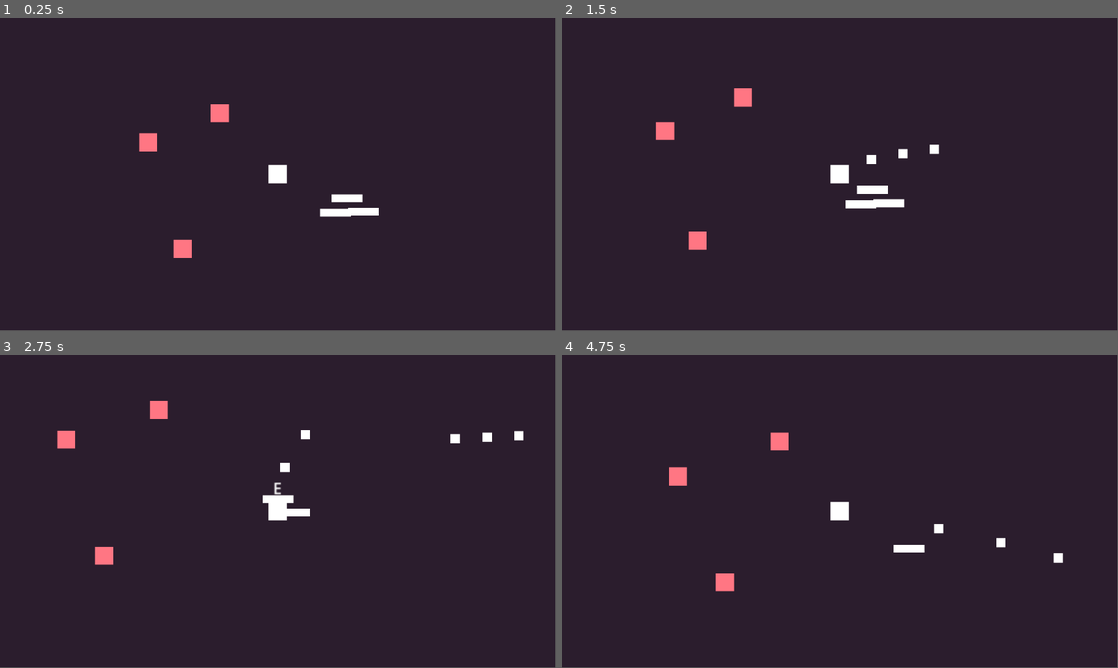
Above: before the commit, frames 1-4 (two rows, left to right).
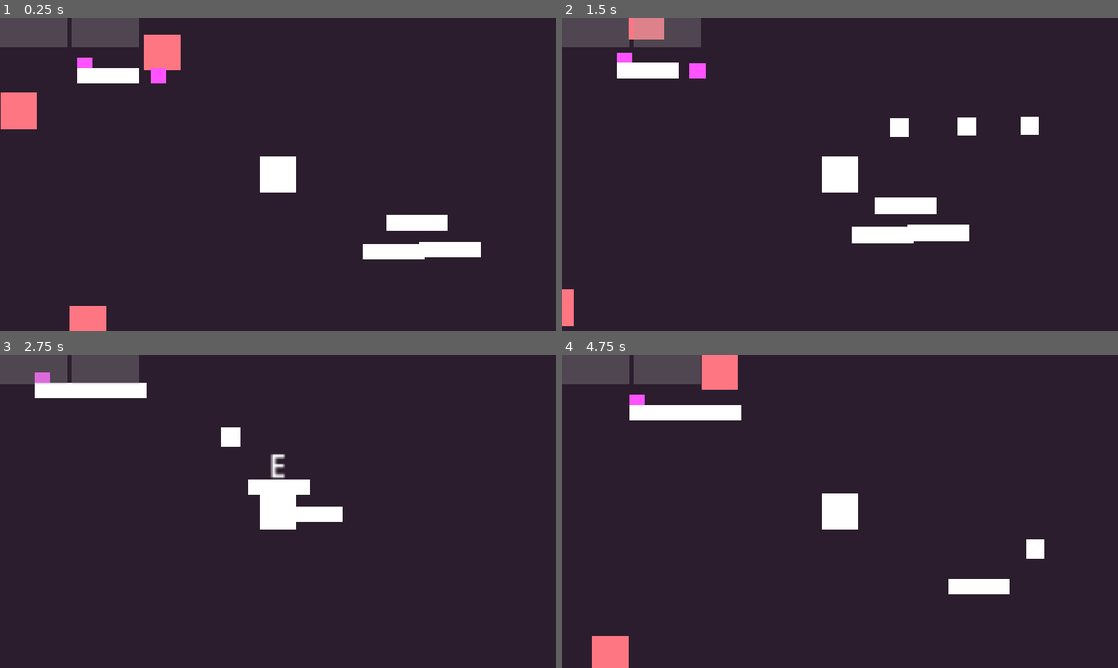
Above: after the commit, the same moments.

Repository: JeppeLindberg/thronelike
Game: Godot game, scene res://scenes/main.tscn
Two runs of this game, one before a commit and one after it. Both use one fixed random seed, a clock stepped at 60 frames per second and the inputs below.
Inputs (mouse positions are in pixels of both pictures, inside the frame that each line leads up to):
- Up to frame 1 (0.25 s): no input
- Up to frame 2 (1.5 s): move the mouse to (962, 158) at 0.52 s; press the mouse at (962, 158) at 0.53 s; hold D (right) 0.53-1.28 s; tap E (pick_up) at 0.6 s; move the mouse to (728, 190) at 1.27 s; release the mouse at (728, 190) at 1.28 s; hold S (down) from 1.28 s (still down); click (728, 190) at 1.35 s
- Up to frame 3 (2.75 s): tap E (pick_up) at 1.55, 2.1 s; move the mouse to (333, 442) at 2.02 s; release S (down) at 2.03 s; press the mouse at (333, 442) at 2.03 s; hold D (right) from 2.03 s (still down)
- Up to frame 4 (4.75 s): move the mouse to (812, 574) at 2.77 s; release D (right) at 2.78 s; release the mouse at (812, 574) at 2.78 s; hold W (up) 2.78-3.53 s; click (812, 574) at 2.85 s; tap E (pick_up) at 3.05, 3.6, 4.55 s; move the mouse to (1006, 558) at 3.52 s; press the mouse at (1006, 558) at 3.53 s; hold A (left) from 3.53 s (still down); move the mouse to (673, 464) at 4.27 s; release the mouse at (673, 464) at 4.28 s; click (673, 464) at 4.35 s
In our replay, the window is 799x449 before the commit and 800x450 after it. These sizes can differ from the game's own. Grey fills any space a smaller window leaves; there, only what the larger window draws over its background counts as a difference.

The runs differ from the first frame. In frame 1, 8.3% of the frame differs, in the area x 0-87%, y 0-100%; in frame 2, 7.2%; in frame 3, 5.7%; in frame 4, 6.9%.

Commit message:
progress

Diff:
--- a/prefabs/pistol.tscn
+++ b/prefabs/pistol.tscn
@@ -1,12 +1,18 @@
-[gd_scene load_steps=3 format=3 uid="uid://c4lav48ipis5a"]
+[gd_scene load_steps=5 format=3 uid="uid://c4lav48ipis5a"]
 
 [ext_resource type="Script" uid="uid://ci6e52uuv32a8" path="res://scripts/weapon.gd" id="1_r1d3o"]
 [ext_resource type="Texture2D" uid="uid://c57etjq8lbbgd" path="res://sprites/white.png" id="2_d8io5"]
+[ext_resource type="PackedScene" uid="uid://rrcauilets6d" path="res://prefabs/bullet.tscn" id="2_k7dr5"]
+[ext_resource type="Script" uid="uid://7vak74prbyar" path="res://scripts/weapon_pistol.gd" id="3_sa45d"]
 
 [node name="pistol" type="Node2D"]
 scale = Vector2(0.41408342, 0.41408342)
 script = ExtResource("1_r1d3o")
+bullet_prefab = ExtResource("2_k7dr5")
 
 [node name="sprite" type="Sprite2D" parent="."]
 scale = Vector2(0.77619123, 0.20048957)
 texture = ExtResource("2_d8io5")
+
+[node name="weapon_pistol" type="Node2D" parent="."]
+script = ExtResource("3_sa45d")
--- a/prefabs/player.tscn
+++ b/prefabs/player.tscn
@@ -2,7 +2,7 @@
 
 [ext_resource type="Script" uid="uid://bdpodbx5yt0nt" path="res://scripts/player.gd" id="1_72ieh"]
 [ext_resource type="Texture2D" uid="uid://c57etjq8lbbgd" path="res://sprites/white.png" id="2_4dohe"]
-[ext_resource type="PackedScene" uid="uid://rrcauilets6d" path="res://prefabs/bullet.tscn" id="2_r66lb"]
+[ext_resource type="PackedScene" uid="uid://c4lav48ipis5a" path="res://prefabs/pistol.tscn" id="3_1txc5"]
 
 [sub_resource type="CircleShape2D" id="CircleShape2D_sgp6g"]
 
@@ -12,7 +12,7 @@
 [node name="player" type="CharacterBody2D" node_paths=PackedStringArray("ground_item_scanner")]
 script = ExtResource("1_72ieh")
 ground_item_layer = 4
-bullet_prefab = ExtResource("2_r66lb")
+starting_weapon = ExtResource("3_1txc5")
 ground_item_scanner = NodePath("ground_item_scanner")
 
 [node name="shape" type="CollisionShape2D" parent="."]
--- a/project.godot
+++ b/project.godot
@@ -14,6 +14,12 @@
 run/main_scene="uid://d0a5kdluttkfm"
 config/features=PackedStringArray("4.5", "GL Compatibility")
 config/icon="res://icon.svg"
+
+[display]
+
+window/stretch/mode="viewport"
+window/stretch/aspect="keep_width"
+window/stretch/scale=2.0
 
 [input]
 
--- a/scenes/main.tscn
+++ b/scenes/main.tscn
@@ -6,8 +6,13 @@
 [ext_resource type="PackedScene" uid="uid://qkbkvlh1xerr" path="res://prefabs/enemy.tscn" id="4_jyhfs"]
 [ext_resource type="PackedScene" uid="uid://bbl44rkp8in1r" path="res://prefabs/ground_item.tscn" id="4_tbgi4"]
 [ext_resource type="PackedScene" uid="uid://c4lav48ipis5a" path="res://prefabs/pistol.tscn" id="6_tefeu"]
+[ext_resource type="Script" uid="uid://c5h4tkssfqmik" path="res://scripts/follow_canvas_control.gd" id="7_o6xl0"]
+[ext_resource type="Texture2D" uid="uid://c57etjq8lbbgd" path="res://sprites/white.png" id="8_tipki"]
 
-[node name="main" type="Node2D"]
+[sub_resource type="StyleBoxFlat" id="StyleBoxFlat_tefeu"]
+bg_color = Color(0.6, 0.6, 0.6, 0.33333334)
+
+[node name="main" type="Node"]
 script = ExtResource("1_tbgi4")
 ground_item_prefab = ExtResource("4_tbgi4")
 
@@ -16,9 +21,11 @@
 
 [node name="world" type="Node2D" parent="."]
 
-[node name="player" parent="world" node_paths=PackedStringArray("mouse_follower") instance=ExtResource("1_o5qli")]
+[node name="player" parent="world" node_paths=PackedStringArray("mouse_follower", "ui_weapon_1", "ui_weapon_2") instance=ExtResource("1_o5qli")]
 motion_mode = 1
 mouse_follower = NodePath("../../mouse_follower")
+ui_weapon_1 = NodePath("../../ui/player/weapon_1")
+ui_weapon_2 = NodePath("../../ui/player/weapon_2")
 
 [node name="enemy" parent="world" instance=ExtResource("4_jyhfs")]
 position = Vector2(-133, -32)
@@ -37,3 +44,80 @@
 
 [node name="pistol3" parent="world" instance=ExtResource("6_tefeu")]
 position = Vector2(89, 39)
+
+[node name="ui" type="Node2D" parent="."]
+
+[node name="player" type="Node2D" parent="ui" node_paths=PackedStringArray("target_control")]
+script = ExtResource("7_o6xl0")
+target_control = NodePath("../../ui_canvas/ui_control/player")
+
+[node name="test" type="Sprite2D" parent="ui/player"]
+self_modulate = Color(1, 0.3254902, 1, 1)
+scale = Vector2(0.08106251, 0.08106251)
+texture = ExtResource("8_tipki")
+
+[node name="weapon_1" type="Node2D" parent="ui/player" node_paths=PackedStringArray("target_control")]
+script = ExtResource("7_o6xl0")
+target_control = NodePath("../../../ui_canvas/ui_control/player/weapons/weapon_1/pivot")
+
+[node name="test" type="Sprite2D" parent="ui/player/weapon_1"]
+self_modulate = Color(1, 0.3254902, 1, 1)
+scale = Vector2(0.08106251, 0.08106251)
+texture = ExtResource("8_tipki")
+
+[node name="weapon_2" type="Node2D" parent="ui/player" node_paths=PackedStringArray("target_control")]
+script = ExtResource("7_o6xl0")
+target_control = NodePath("../../../ui_canvas/ui_control/player/weapons/weapon_2/pivot")
+
+[node name="test" type="Sprite2D" parent="ui/player/weapon_2"]
+self_modulate = Color(1, 0.3254902, 1, 1)
+scale = Vector2(0.08106251, 0.08106251)
+texture = ExtResource("8_tipki")
+
+[node name="ui_canvas" type="CanvasLayer" parent="."]
+
+[node name="ui_control" type="Control" parent="ui_canvas"]
+layout_mode = 3
+anchors_preset = 15
+anchor_right = 1.0
+anchor_bottom = 1.0
+grow_horizontal = 2
+grow_vertical = 2
+
+[node name="player" type="VBoxContainer" parent="ui_canvas/ui_control"]
+layout_mode = 1
+offset_right = 144.0
+offset_bottom = 30.0
+
+[node name="weapons" type="HBoxContainer" parent="ui_canvas/ui_control/player"]
+layout_mode = 2
+
+[node name="weapon_1" type="Panel" parent="ui_canvas/ui_control/player/weapons"]
+custom_minimum_size = Vector2(70, 30)
+layout_mode = 2
+theme_override_styles/panel = SubResource("StyleBoxFlat_tefeu")
+
+[node name="pivot" type="Control" parent="ui_canvas/ui_control/player/weapons/weapon_1"]
+layout_mode = 1
+anchors_preset = 8
+anchor_left = 0.5
+anchor_top = 0.5
+anchor_right = 0.5
+anchor_bottom = 0.5
+grow_horizontal = 2
+grow_vertical = 2
+
+[node name="weapon_2" type="Panel" parent="ui_canvas/ui_control/player/weapons"]
+custom_minimum_size = Vector2(70, 30)
+layout_mode = 2
+theme_override_styles/panel = SubResource("StyleBoxFlat_tefeu")
+
+[node name="pivot" type="Control" parent="ui_canvas/ui_control/player/weapons/weapon_2"]
+layout_mode = 1
+anchors_preset = 8
+anchor_left = 0.5
+anchor_top = 0.5
+anchor_right = 0.5
+anchor_bottom = 0.5
+grow_horizontal = 2
+grow_vertical = 2
--- /dev/null
+++ b/scripts/follow_canvas_control.gd
@@ -0,0 +1,10 @@
+extends Node2D
+
+
+@export var target_control: Control
+
+const VIEWPORT_SCALE = 2.0
+
+
+func _process(_delta: float) -> void:
+	global_position = get_viewport().get_screen_transform() * get_viewport().get_canvas_transform().affine_inverse() * target_control.global_position / VIEWPORT_SCALE
--- a/scripts/ground_item.gd
+++ b/scripts/ground_item.gd
@@ -1,6 +1,8 @@
 extends RigidBody2D
 
 @export var pickup_visual: Node2D
+
+@onready var item_container = get_node('item_container')
 
 
 var display_pick_up_possible = false
@@ -15,5 +17,6 @@
 	node.reparent(get_node('item_container'))
 	node.position = Vector2.ZERO
 
-func pick_up(_player):
+func pick_up(player):
+	item_container.get_child(0).pick_up(player)
 	self.queue_free()
--- a/scripts/main.gd
+++ b/scripts/main.gd
@@ -1,4 +1,4 @@
-extends Node2D
+extends Node
 
 @export var ground_item_prefab: PackedScene
 
--- a/scripts/mouse_follower.gd
+++ b/scripts/mouse_follower.gd
@@ -1,6 +1,8 @@
 extends Node2D
 
 
-func _unhandled_input(event):
+const VIEWPORT_SCALE = 2.0
+
+func _input(event):
 	if event is InputEventMouse:
-		global_position = get_viewport().get_screen_transform() * get_viewport().get_canvas_transform().affine_inverse() * event.position
+		global_position = get_viewport().get_screen_transform() * (get_viewport().get_canvas_transform().affine_inverse() * event.position / VIEWPORT_SCALE)
--- a/scripts/player.gd
+++ b/scripts/player.gd
@@ -4,11 +4,12 @@
 @onready var main = get_node('/root/main')
 
 @export var mouse_follower: Node2D
+@export var ui_weapon_1: Node2D
+@export var ui_weapon_2: Node2D
 @export_flags_2d_physics var ground_item_layer
 
-@export var bullets_per_second = 3.0
+@export var starting_weapon: PackedScene
 
-@export var bullet_prefab: PackedScene
 @export var ground_item_scanner: CollisionShape2D
 
 
@@ -19,11 +20,20 @@
 var move_direction = Vector2.ZERO
 var bullet_timer = 0.0
 var current_ground_item = null
+var weapon_1 = null
+var weapon_2 = null
+var current_weapon_index = 0
 
 const SPEED = 50.0
 const ACCEL = 1000.0
 
 
+
+func _ready() -> void:
+	var weapon = starting_weapon.instantiate()
+	pick_up_weapon(weapon)
+	weapon_1 = weapon
+	current_weapon_index = 1
 
 func _physics_process(delta: float) -> void:
 	_handle_input()
@@ -43,19 +53,16 @@
 	input_pick_up = Input.is_action_just_pressed('pick_up')
 
 func _handle_shooting(delta):
-	bullet_timer += bullets_per_second * delta
+	var current_weapon = null
+	if current_weapon_index == 1:
+		current_weapon = weapon_1
+	elif current_weapon_index == 2:
+		current_weapon = weapon_2
+	else:
+		return
 
-	if input_shooting == true:
-		if bullet_timer > 1.0:
-			var new_bullet = bullet_prefab.instantiate()
-			get_parent().add_child(new_bullet)
-			new_bullet.global_position = global_position
-			new_bullet.move_direction = (mouse_follower.global_position - global_position).normalized()
-			bullet_timer -= 1.0
-
-	if bullet_timer > 1.0:
-		bullet_timer = 1.0
-
+	current_weapon.shooting = input_shooting
+	current_weapon.handle_shooting(self, delta)
 
 func _handle_movement(delta):
 	var calculated_speed = SPEED
@@ -88,3 +95,26 @@
 	current_ground_item = new_target
 	if current_ground_item != null:
 		current_ground_item.display_pick_up_possible = true
+
+
+func pick_up_weapon(weapon):
+	if weapon_1 == null:
+		if weapon.get_parent():
+			weapon.reparent(ui_weapon_1)
+		else:
+			ui_weapon_1.add_child(weapon)
+		weapon_1 = weapon
+		current_weapon_index = 1
+
+	elif weapon_2 == null:
+		if weapon.get_parent():
+			weapon.reparent(ui_weapon_2)
+		else:
+			ui_weapon_2.add_child(weapon)
+		weapon_2 = weapon
+		current_weapon_index = 2
+
+	else:
+		print('DROP CURRENT WEAPON')
+
+	weapon.position = Vector2.ZERO
--- a/scripts/weapon.gd
+++ b/scripts/weapon.gd
@@ -3,10 +3,20 @@
 
 @onready var main = get_node('/root/main')
 @onready var world = get_node('/root/main/world')
+@onready var mouse_follower = get_node('/root/main/mouse_follower')
+
+@export var bullets_per_second = 3.0
+
+@export var bullet_prefab: PackedScene
 
 
 var initialized = false
+var shooting = false
+var bullet_timer = 0.0
 
+
+func pick_up(player):
+	player.pick_up_weapon(self)
 
 func _process(_delta: float) -> void:
 	if not initialized:
@@ -16,3 +26,18 @@
 			new_ground_item.global_position = global_position
 			new_ground_item.add_item(self)
 			initialized = true
+
+
+func handle_shooting(player, delta):
+	bullet_timer += bullets_per_second * delta
+
+	if shooting == true:
+		if bullet_timer > 1.0:
+			var new_bullet = bullet_prefab.instantiate()
+			get_parent().add_child(new_bullet)
+			new_bullet.global_position = player.global_position
+			new_bullet.move_direction = (mouse_follower.global_position - player.global_position).normalized()
+			bullet_timer -= 1.0
+
+	if bullet_timer > 1.0:
+		bullet_timer = 1.0
--- /dev/null
+++ b/scripts/weapon_pistol.gd
@@ -0,0 +1 @@
+extends Node2D
Not shown: 1 places in scenes/main.tscn that only renumber resources
Not shown, added: scripts/follow_canvas_control.gd.uid
Not shown, added: scripts/weapon_pistol.gd.uid
Binary file added: sprites/black.png
Not shown, added: sprites/black.png.import
